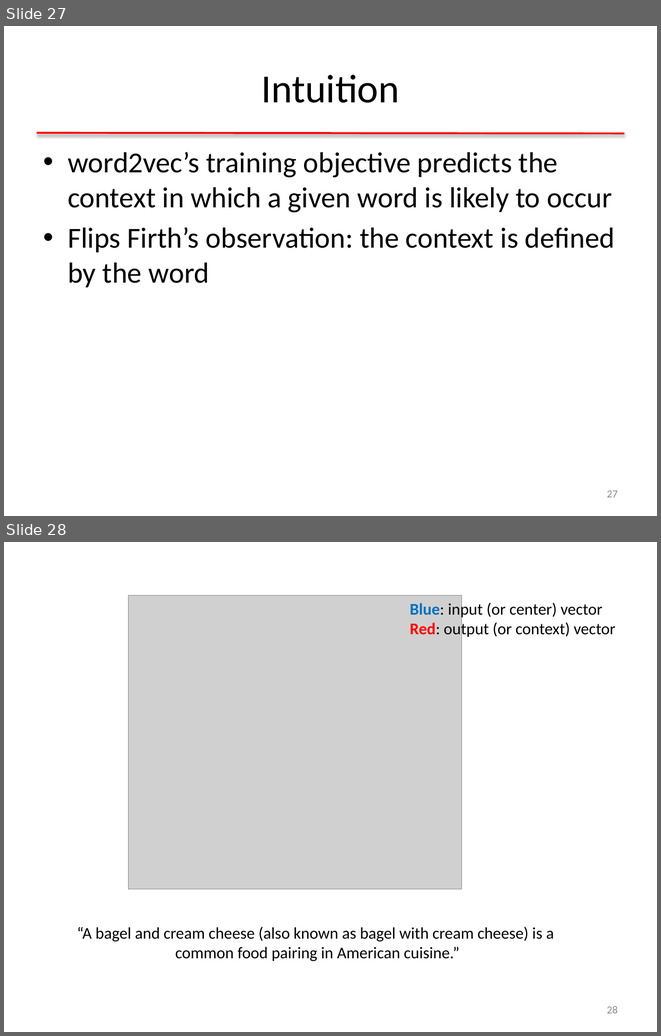
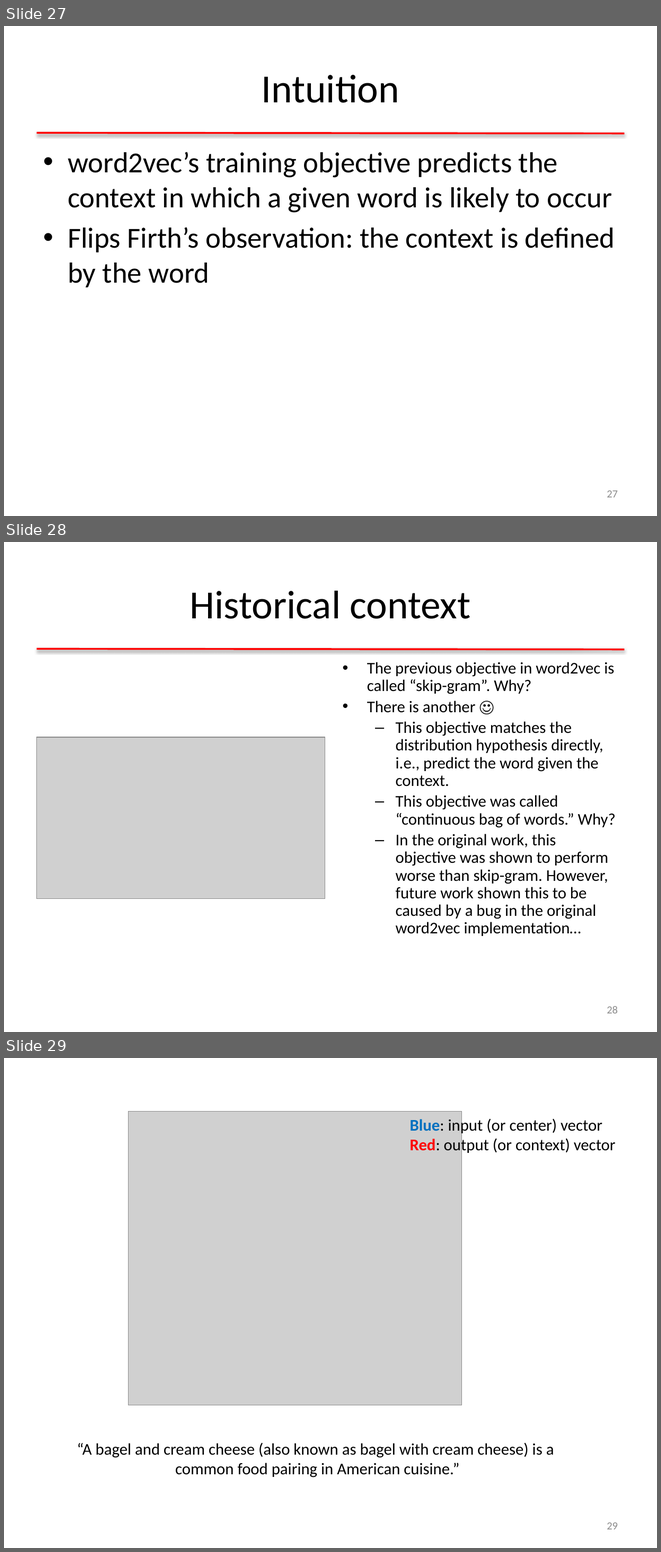
Before and after one commit to clulab/gentlenlp, a slide deck: docs/slides/nnintro-ch8-dist.pptx. Shown one above the other, each under a label of ours: slides 27 and 28 before the commit, slides 27, 28 and 29 after it. The pictures are 661x1036 and 661x1552 pixels, drawn with LibreOffice and Linux fonts; fonts in the diff are those of the drawing; grey boxes stand for pictures. Boxes give left, top, right and bottom in pixels: in the first picture for what was removed or moved away, otherwise in the second. Text is boxed around its words. In the diff, an @@ line names an element or a change of style, - is before the commit and + after.

Commit message:
updated ch 8 slides

```diff
--- a/docs/slides/nnintro-ch8-dist.pptx
+++ b/docs/slides/nnintro-ch8-dist.pptx
@@ slide 28 added at (4, 542, 657, 1032), background #FFFFFF; not listed: 1 template element that a slide beside it also shows @@
@@ title added at (190, 590, 471, 619), 44 pt, text #000000 @@
+Historical context
@@ text added at (367, 662, 616, 936), 18 pt, text #000000 @@
+• The previous objective in word2vec is called “skip-gram”. Why?
+• There is another ☺
+  – This objective matches the distribution hypothesis directly, i.e., predict the word given the context.
+  – This objective was called “continuous bag of words.” Why?
+  – In the original work, this objective was shown to perform worse than skip-gram. However, future work shown this to be caused by a bug in the original word2vec implementation…
@@ picture added at (37, 737, 325, 899) @@
@@ page number added at (607, 1006, 618, 1013), 12 pt, text #8C8C8C @@
+28
@@ what was slide 28 is now slide 29 @@
@@ page number at (607, 1522, 618, 1529): text changed @@
-28
+29
```
Also in this commit, not shown: 1 other file.
